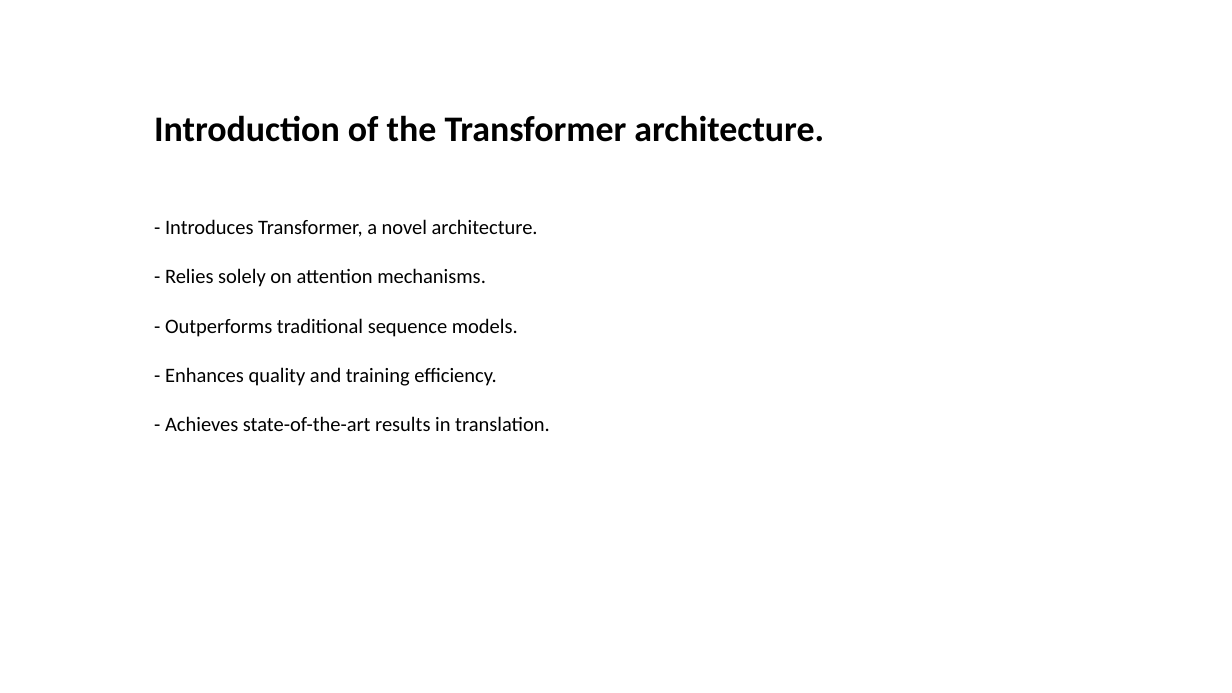
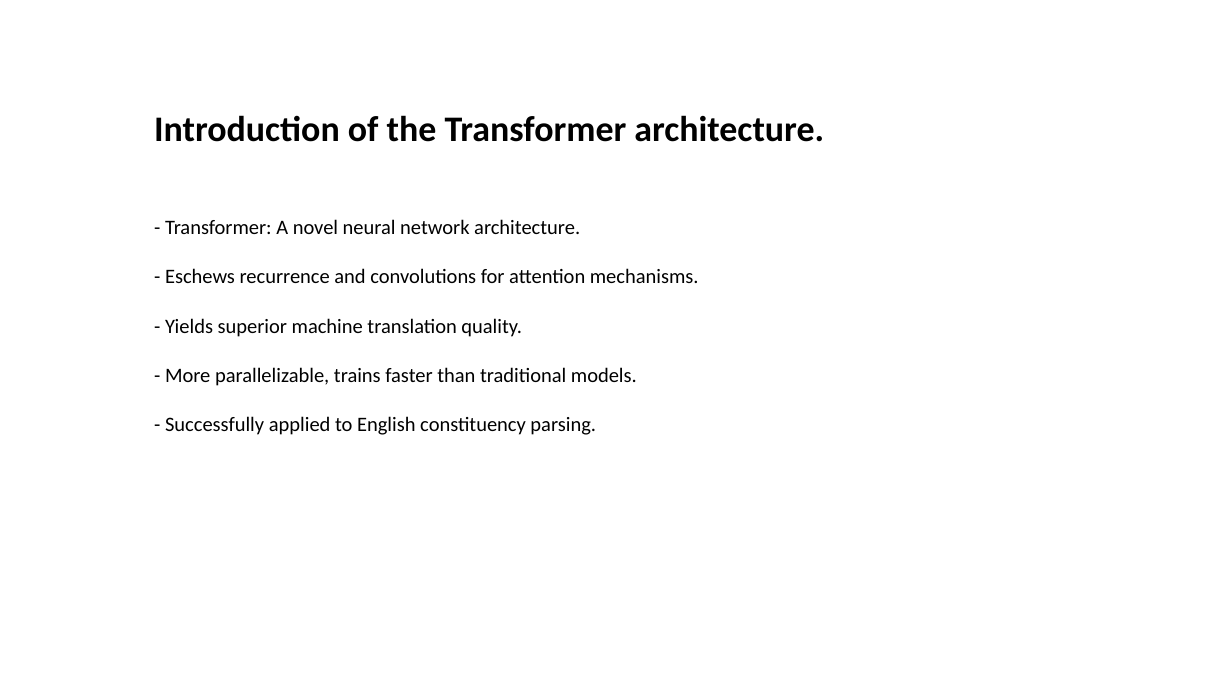
Before and after one commit to Jessie-ZhaoXi/dsa4213-ppt-generator, a slide deck: slide 4 of ppt_generator/my_ppts/attention_mode2.pptx. Drawn at 1232x693 pixels with LibreOffice and Linux fonts; fonts in the diff are those of the drawing; background and template pictures are left out. Boxes give left, top, right and bottom in pixels: in the first picture for what was removed or moved away, otherwise in the second. Text is boxed around its words. In the diff, an @@ line names an element or a change of style, - is before the commit and + after.

```diff
--- a/ppt_generator/my_ppts/attention_mode2.pptx
+++ b/ppt_generator/my_ppts/attention_mode2.pptx
@@ text at [165, 219, 699, 435]: text changed @@
-- Introduces Transformer, a novel architecture.
-- Relies solely on attention mechanisms.
-- Outperforms traditional sequence models.
-- Enhances quality and training efficiency.
-- Achieves state-of-the-art results in translation.
+- Transformer: A novel neural network architecture.
+- Eschews recurrence and convolutions for attention mechanisms.
+- Yields superior machine translation quality.
+- More parallelizable, trains faster than traditional models.
+- Successfully applied to English constituency parsing.
```
Also in this commit, not shown: 6 other slides changed, 3 slides added, 7 other files.
